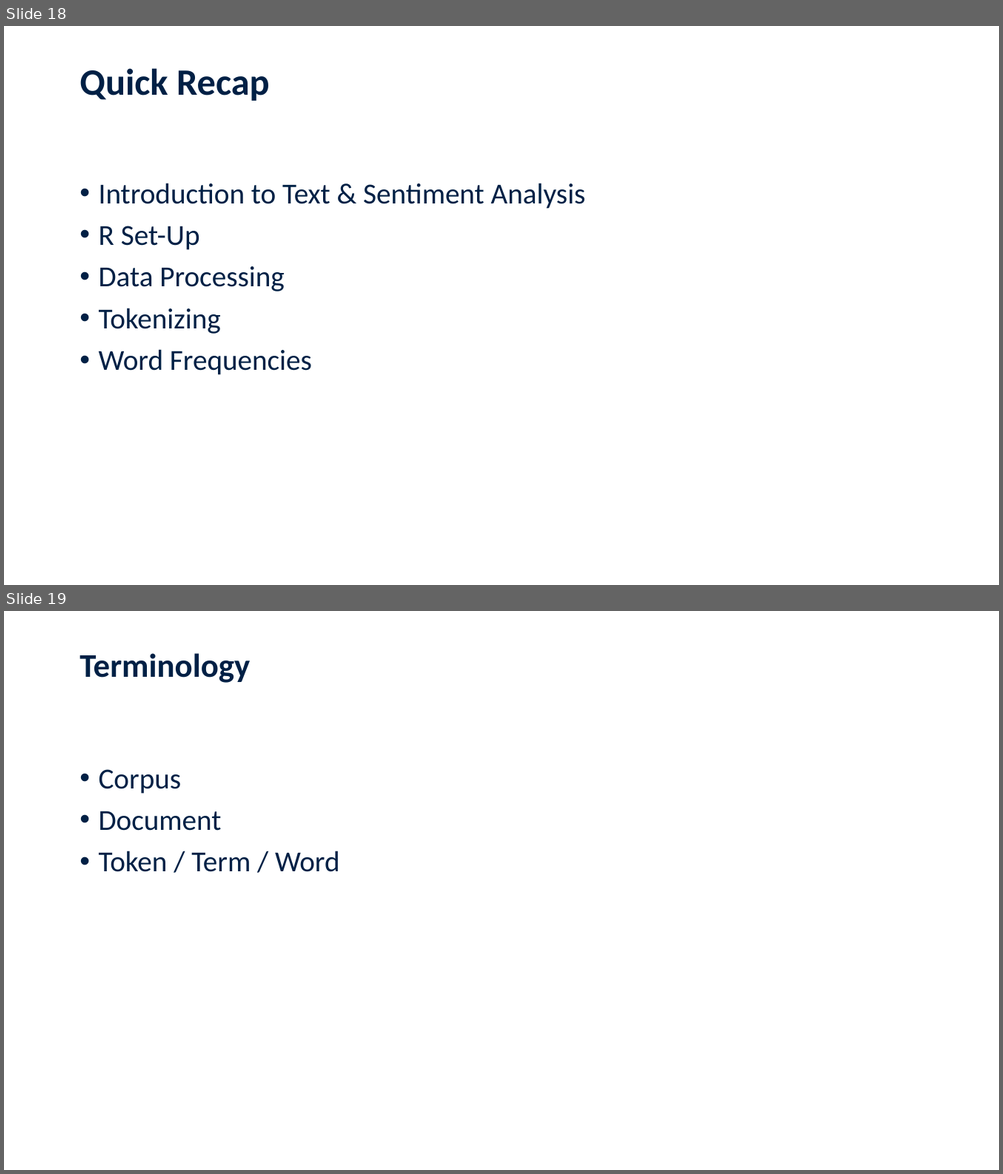
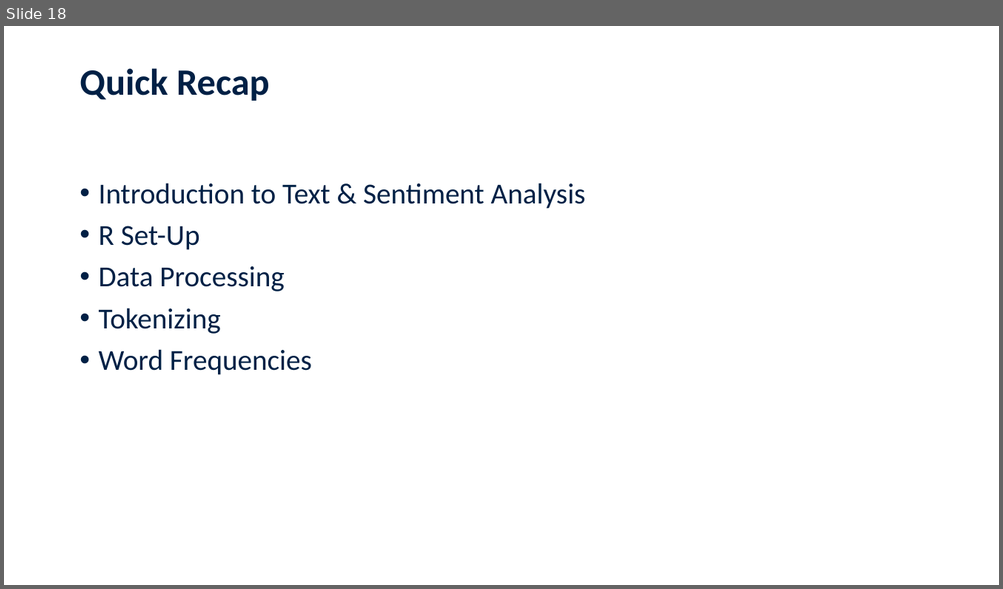
Before and after one commit to jennschilling/sentiment-analysis-in-R, a slide deck: slides/Sentiment Analysis in R.pptx. Shown one above the other, each under a label of ours: slides 18 and 19 before the commit, slide 18 after it. The pictures are 1003x1174 and 1003x589 pixels, drawn with LibreOffice and Linux fonts; fonts in the diff are those of the drawing; background and template pictures are left out. Boxes give left, top, right and bottom in pixels: in the first picture for what was removed or moved away, otherwise in the second. Text is boxed around its words. In the diff, an @@ line names an element or a change of style, - is before the commit and + after.

```diff
--- a/slides/Sentiment Analysis in R.pptx
+++ b/slides/Sentiment Analysis in R.pptx
@@ slide 19 removed at [4, 611, 999, 1170], background #FFFFFF @@
@@ title removed at [79, 653, 250, 683] @@
-Terminology
@@ text removed at [99, 769, 339, 872] @@
-• Corpus
-• Document
-• Token / Term / Word
```
Also in this commit, not shown: 3 slides changed, 1 other file.
